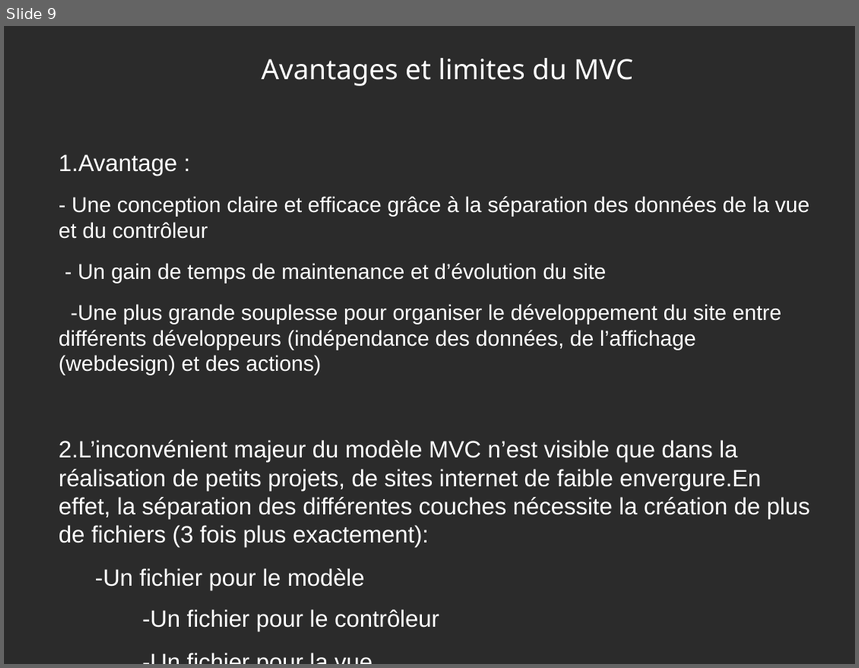
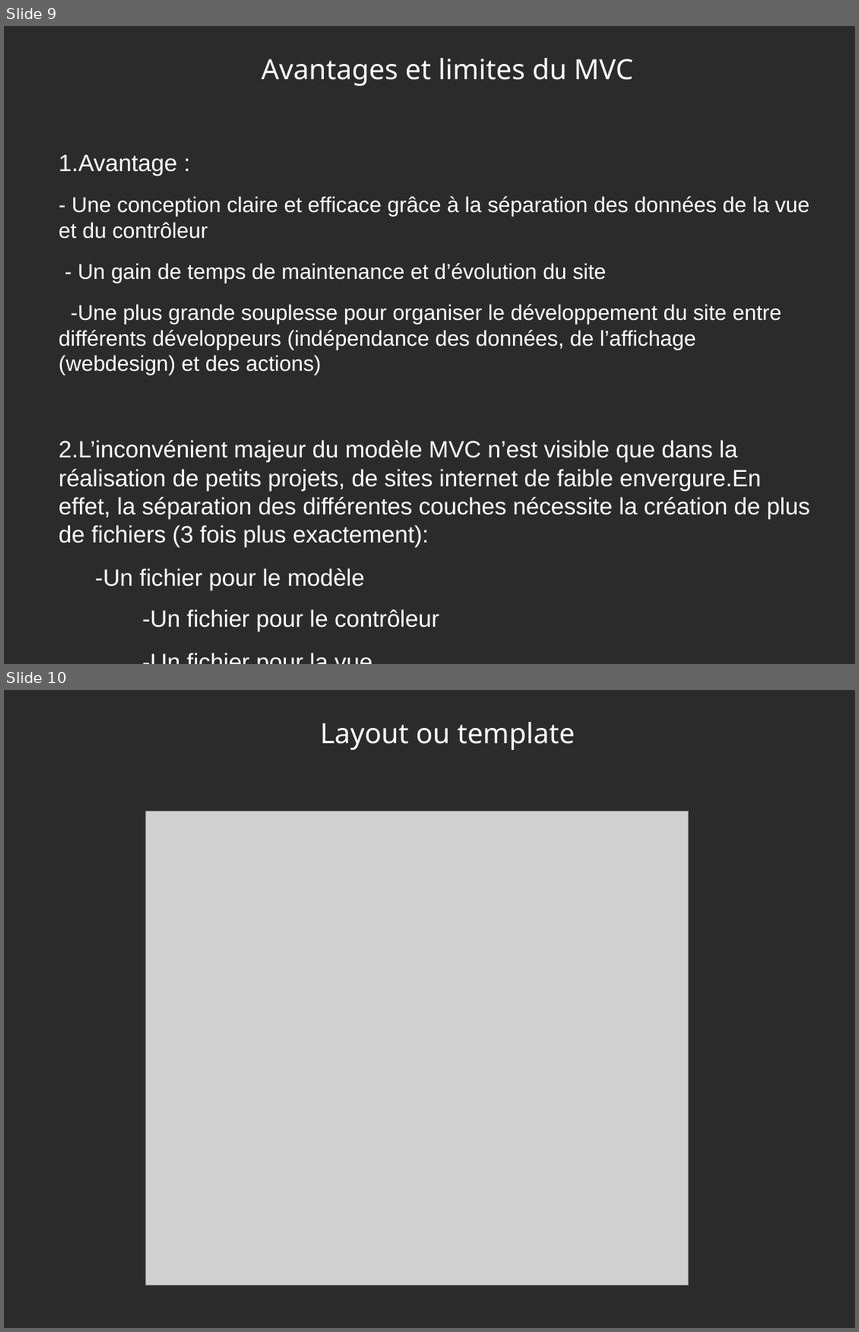
Before and after one commit to as199/filredprivate, a slide deck: doc/veille mvc.odp. Shown one above the other, each under a label of ours: slide 9 before the commit, slides 9 and 10 after it. The pictures are 859x668 and 859x1332 pixels, drawn with LibreOffice and Linux fonts; fonts in the diff are those of the drawing; grey boxes stand for pictures; background and template pictures are left out; a plain dark background stands for a picture behind light text. Boxes give left, top, right and bottom in pixels: in the first picture for what was removed or moved away, otherwise in the second. Text is boxed around its words. In the diff, an @@ line names an element or a change of style, - is before the commit and + after.

```diff
--- a/doc/veille mvc.odp
+++ b/doc/veille mvc.odp
@@ slide 10 added at (x1=4, y1=690, x2=855, y2=1328), background picture (left out) @@
@@ title added at (x1=320, y1=722, x2=576, y2=750), 26 pt, text #FFFFFF @@
+Layout ou template
@@ picture added at (x1=146, y1=812, x2=689, y2=1286) @@
```
Also in this commit, not shown: 2 slides changed, 1 other slide added, 19 other files.
